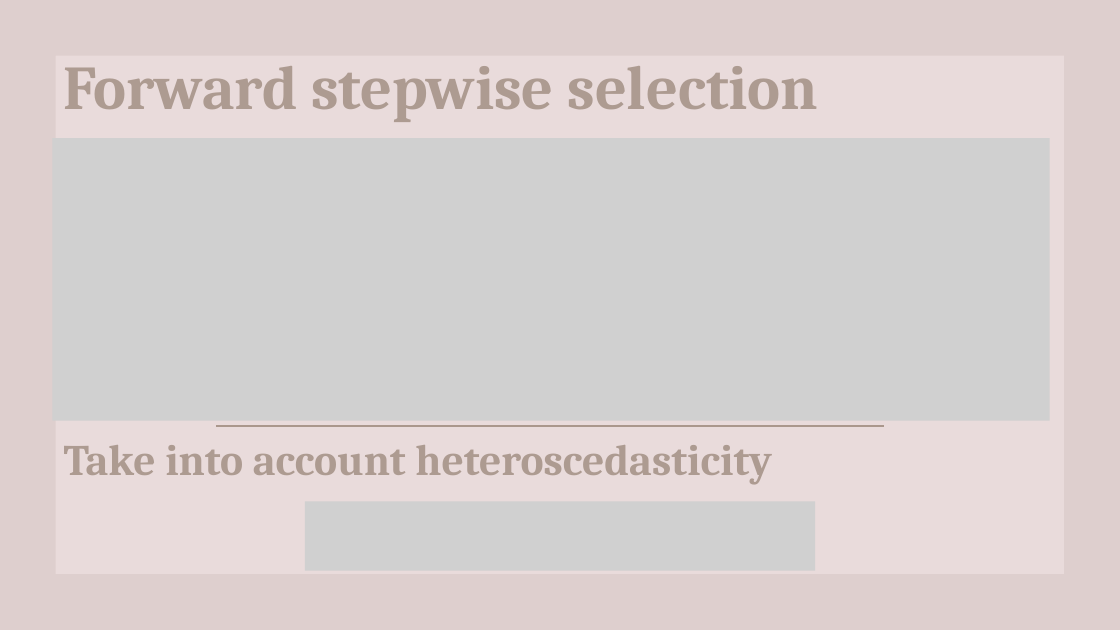
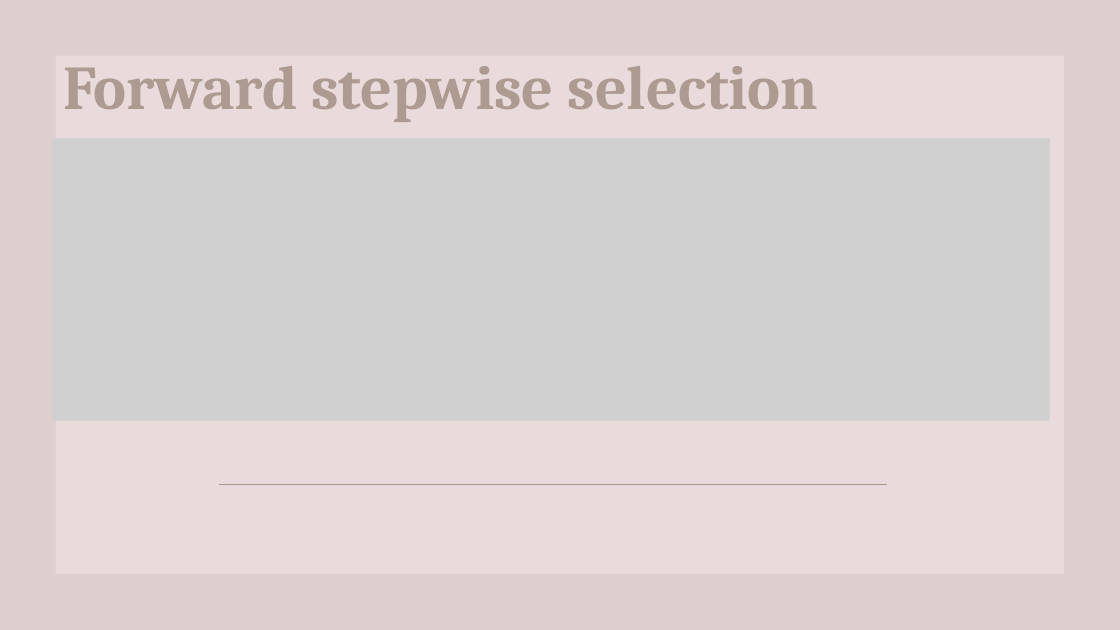
Before and after one commit to domenico-rgs/EFSA-Project, a slide deck: slide 8 of Presentation.pptx (slide 7 before the commit). Drawn at 1120x630 pixels with LibreOffice and Linux fonts; fonts in the diff are those of the drawing; grey boxes stand for pictures. Boxes give left, top, right and bottom in pixels: in the first picture for what was removed or moved away, otherwise in the second. Text is boxed around its words. In the diff, an @@ line names an element or a change of style, - is before the commit and + after.

```diff
--- a/Presentation.pptx
+++ b/Presentation.pptx
@@ text removed at (64, 445, 772, 485) @@
-Take into account heteroscedasticity
@@ line moved from (216, 426) - (885, 426) to (218, 485) - (887, 485) @@
@@ picture removed at (305, 502, 814, 571) @@
```
Also in this commit, not shown: 15 other slides changed, 3 slides added.
